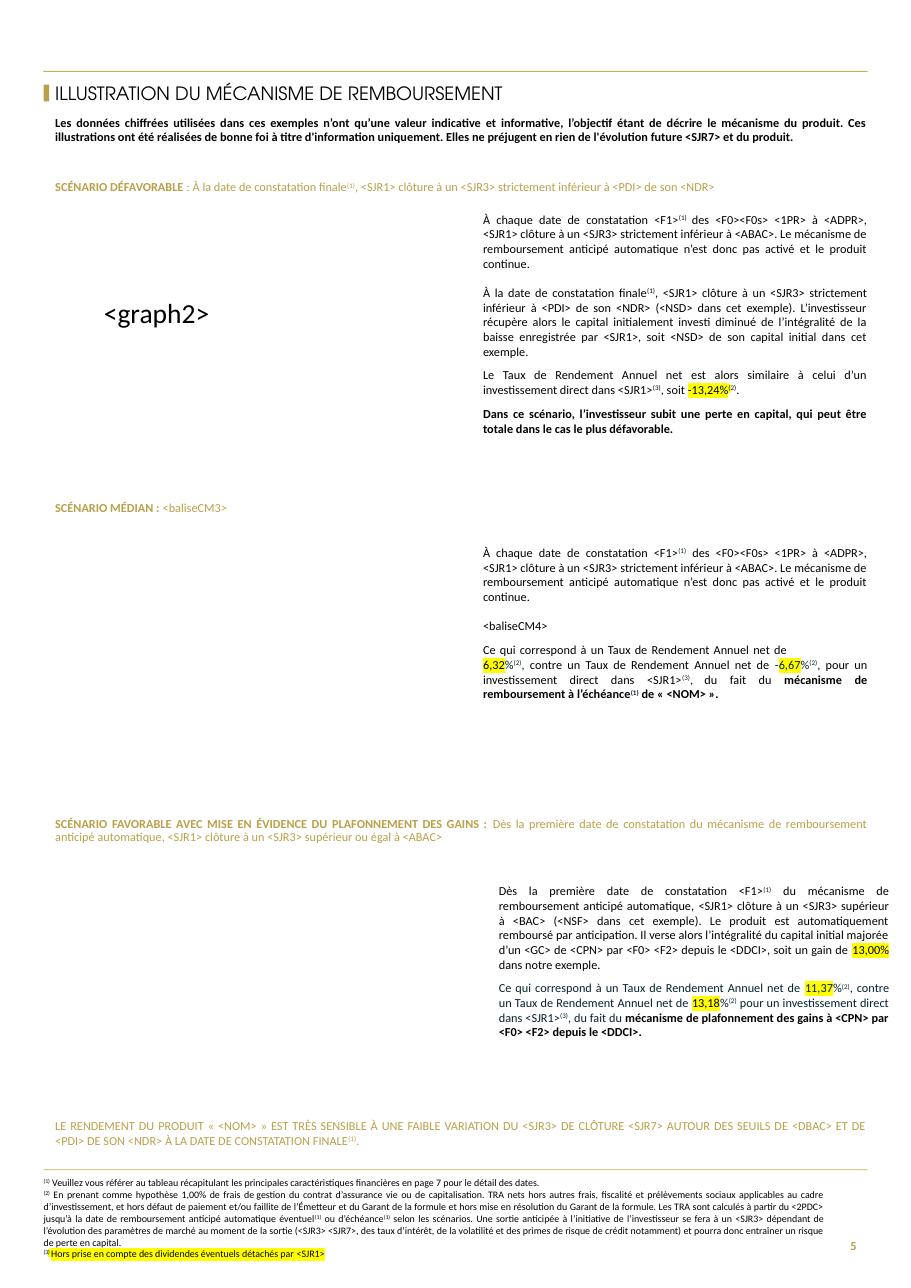
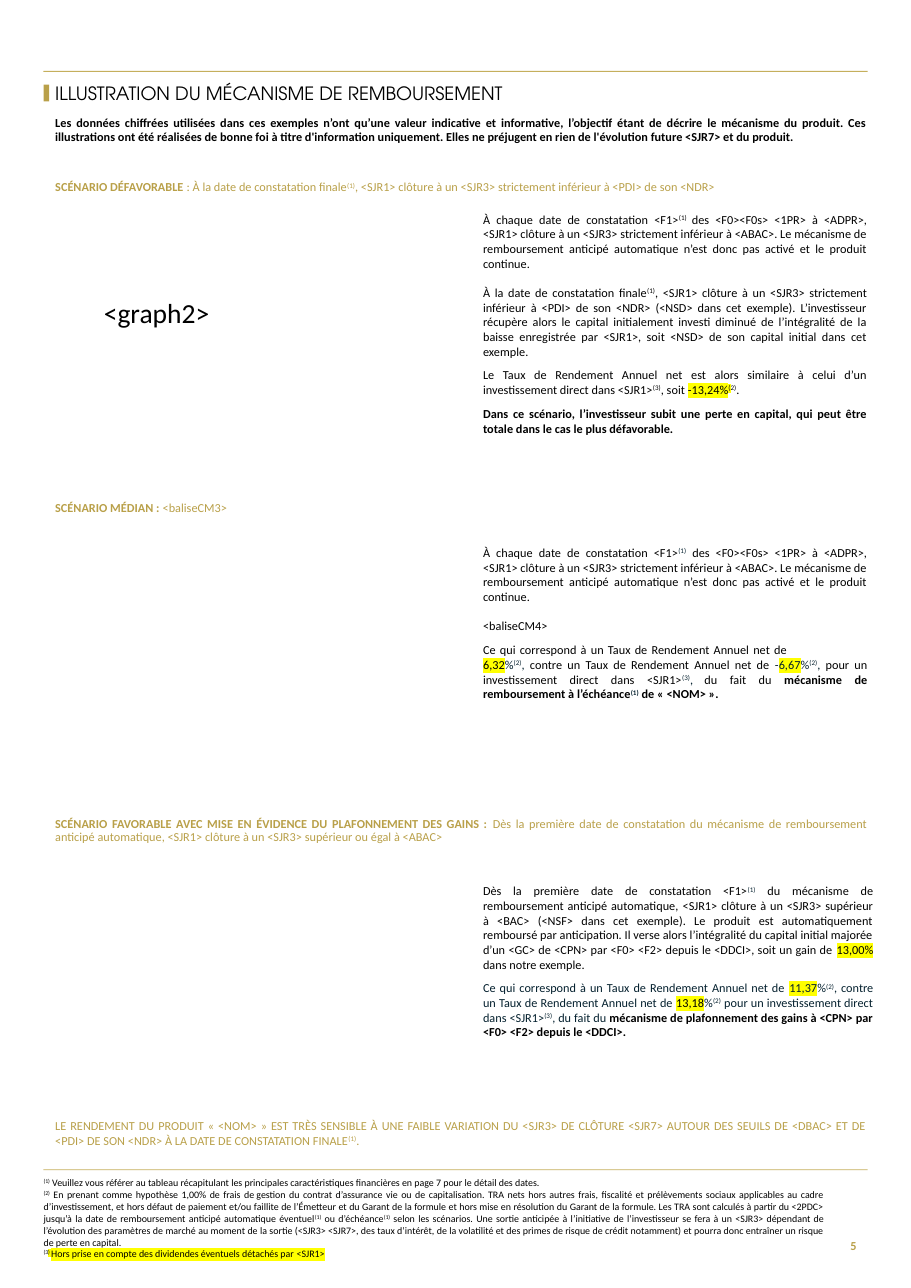
Before and after one commit to guillaumejacquin/equitim-project, a slide deck: slide 5 of Templates/testmercredi.pptx. Drawn at 911x1288 pixels with LibreOffice and Linux fonts; fonts in the diff are those of the drawing; background and template pictures are left out. Boxes give left, top, right and bottom in pixels: in the first picture for what was removed or moved away, otherwise in the second. Text is boxed around its words. In the diff, an @@ line names an element or a change of style, - is before the commit and + after.

```diff
--- a/Templates/testmercredi.pptx
+++ b/Templates/testmercredi.pptx
@@ text "Dès la première date de ..." moved from (x1=499, y1=886, x2=889, y2=1038) to (x1=483, y1=886, x2=874, y2=1038) @@
```
Also in this commit, not shown: 2 other slides changed, 19 other files.
